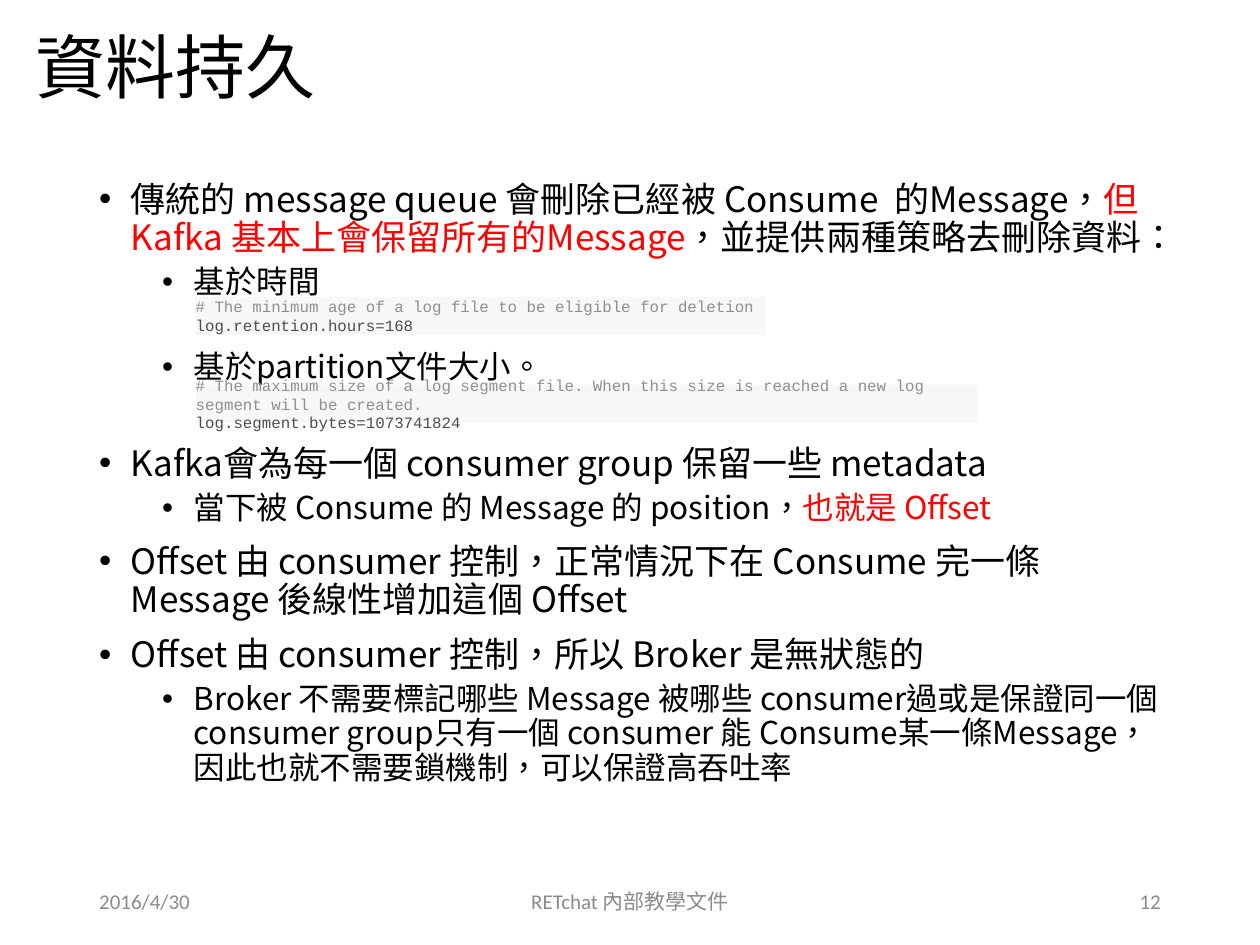
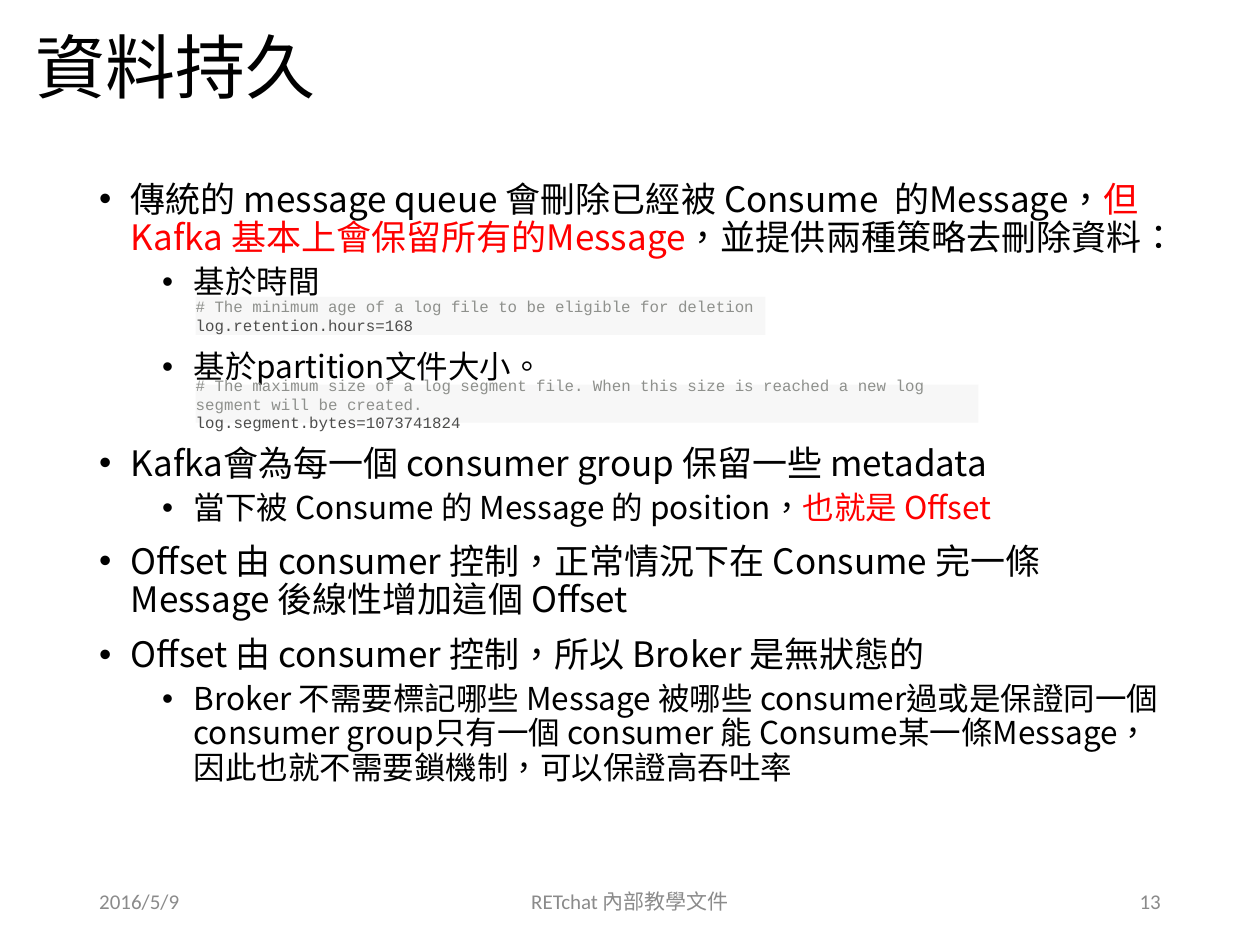
Before and after one commit to Aiden128/retchat-doc, a slide deck: slide 13 of Kafka/Kafka_20160430.pptx (slide 12 before the commit). Drawn at 1260x945 pixels with LibreOffice and Linux fonts; fonts in the diff are those of the drawing. Boxes give left, top, right and bottom in pixels: in the first picture for what was removed or moved away, otherwise in the second. Text is boxed around its words. In the diff, an @@ line names an element or a change of style, - is before the commit and + after.

```diff
--- a/Kafka/Kafka_20160430.pptx
+++ b/Kafka/Kafka_20160430.pptx
@@ text at (99, 894, 179, 910): text changed @@
-2016/4/30
+2016/5/9
@@ page number at (1140, 895, 1161, 909): text changed @@
-12
+13
```
Also in this commit, not shown: 22 other slides changed, 1 slide added, 13 other files.
